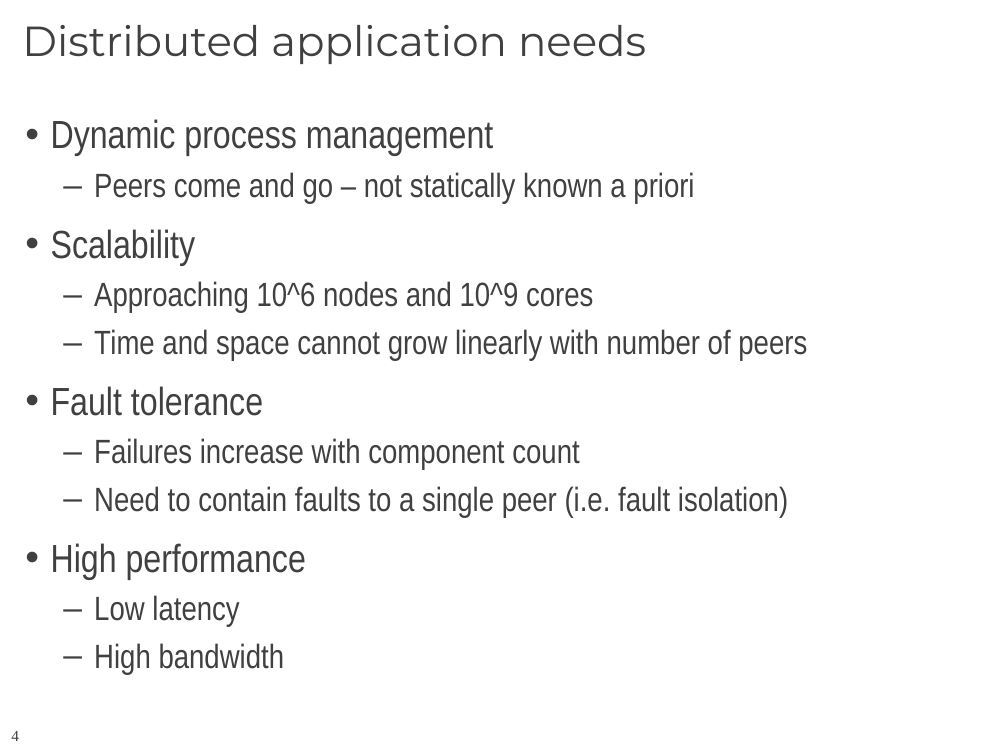
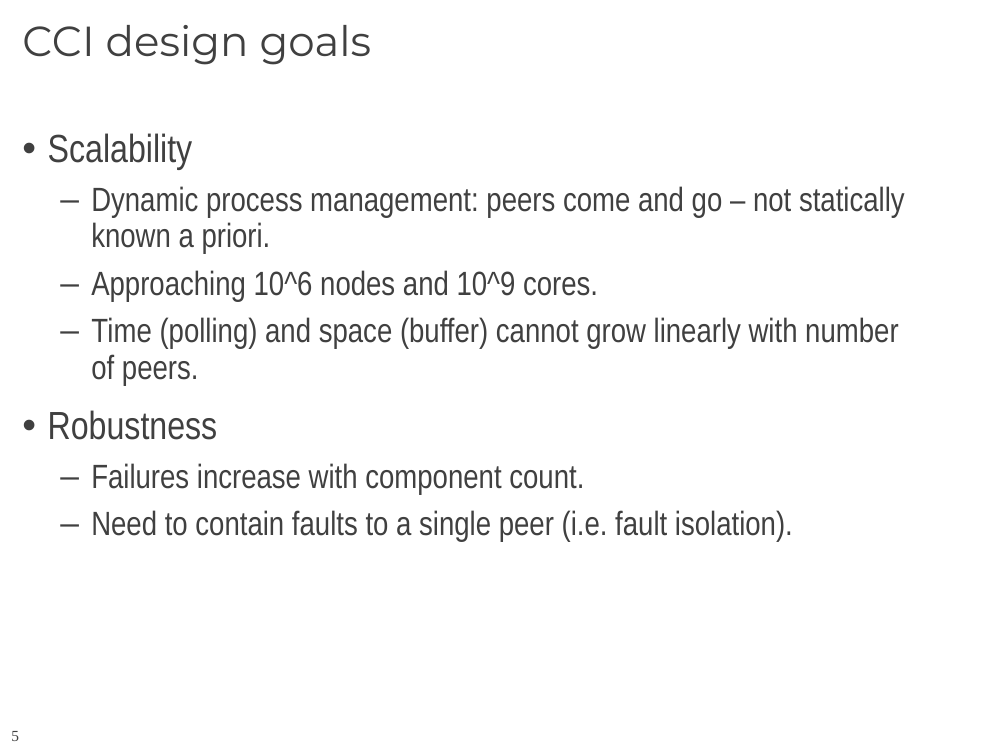
Before and after one commit to CCI/pub, a slide deck: slide 5 of slides/HotI-2011/2011-HotI-CCI-OLCF.pptx (slide 4 before the commit). Drawn at 1008x756 pixels with LibreOffice and Linux fonts; fonts in the diff are those of the drawing; background and template pictures are left out. Boxes give left, top, right and bottom in pixels: in the first picture for what was removed or moved away, otherwise in the second. Text is boxed around its words. In the diff, an @@ line names an element or a change of style, - is before the commit and + after.

```diff
--- a/slides/HotI-2011/2011-HotI-CCI-OLCF.pptx
+++ b/slides/HotI-2011/2011-HotI-CCI-OLCF.pptx
@@ title at (x1=22, y1=25, x2=372, y2=65): text changed @@
-Distributed application needs
+CCI design goals
@@ text at (x1=51, y1=119, x2=694, y2=204): paragraphs removed @@
-• Dynamic process management
-  – Peers come and go – not statically known a priori
@@ text "Scalability" moved from (x1=51, y1=119, x2=807, y2=674) to (x1=48, y1=133, x2=905, y2=542) @@
@@ text at (x1=48, y1=186, x2=905, y2=542): text changed @@
-  – Approaching 10^6 nodes and 10^9 cores
-  – Time and space cannot grow linearly with number of peers
-• Fault tolerance
-  – Failures increase with component count
-  – Need to contain faults to a single peer (i.e. fault isolation)
-• High performance
-  – Low latency
-  – High bandwidth
+  – Dynamic process management: peers come and go – not statically known a priori.
+  – Approaching 10^6 nodes and 10^9 cores.
+  – Time (polling) and space (buffer) cannot grow linearly with number of peers.
+• Robustness
+  – Failures increase with component count.
+  – Need to contain faults to a single peer (i.e. fault isolation).
@@ page number at (x1=11, y1=731, x2=19, y2=741): text changed @@
-4
+5
```
Also in this commit, not shown: 5 other slides changed, 3 slides added, 4 slides removed.
